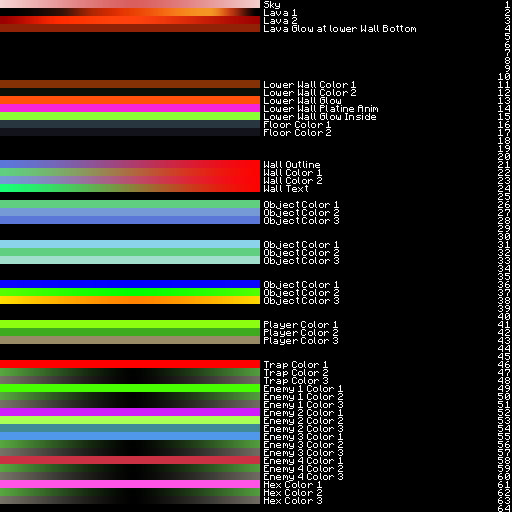
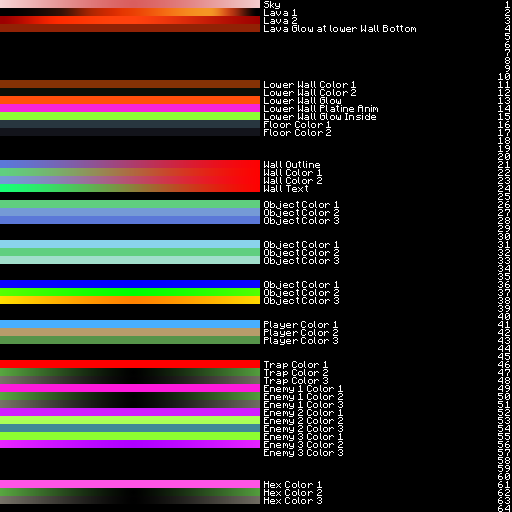
Comparing the layer stacks of the two 512×512 images. Changes:
painted on "Rectangle 1" (7th of 13, in "Player") over [0, 320, 260, 328]
painted on "Rectangle 1 copy" (7th of 13, in "Player") over [0, 328, 260, 336]
painted on "Rectangle 1 copy 2" (7th of 13, in "Player") over [0, 336, 260, 344]
painted on "Rectangle 1" (9th of 13, in "Enemy Fledermaus") over [0, 384, 260, 392]
painted on "Rectangle 1" (11th of 13, in "Enemy Sphere") over [0, 432, 260, 440]
painted on "Rectangle 1 copy" (11th of 13, in "Enemy Sphere") over [0, 440, 260, 448]
painted on "Rectangle 1 copy 2" (11th of 13, in "Enemy Sphere") over [0, 448, 260, 456]
renamed "Enemy copy 4" to "Enemy Not used", hid the group it (6 layers) over [0, 456, 343, 481]
painted on "Rectangle 1 copy" (12th of 13, in "Enemy Not used") over [0, 464, 260, 472]
painted on "Rectangle 1 copy 2" (12th of 13, in "Enemy Not used") over [0, 472, 260, 480]
